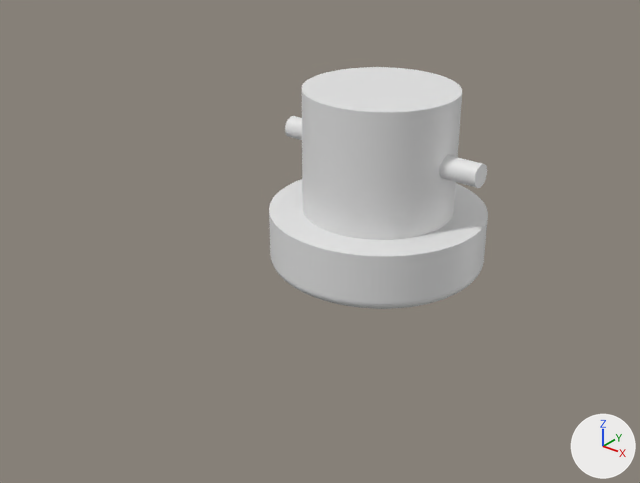
The Blender file rabbit ears corkscrew bushing.blend as it was, and as the next commit left it.
One viewpoint serves both versions: a 50 mm camera at (41.7, -60.4, 37.3) aimed at (-2.5, -5.2, 3.0). Every picture has the same lights, and +X, +Y and +Z are marked at lower right.

Script lines for the objects in view, before the commit:
```python
me_cylinder_001 = bpy.data.meshes.new('Cylinder.001')
me_cylinder_001.from_pydata(...)  # 1400 vertices, 1204 faces; spans x -9.8..9.8, y -9.8..9.8, z -2.6..13.6
me_cylinder_002 = bpy.data.meshes.new('Cylinder.002')
me_cylinder_002.from_pydata(...)  # a 50-sided cylinder along z spanning x -1.0..1.0, y -1.0..1.0, z -10.0..10.0
ob_cylinder = bpy.data.objects.new('Cylinder', me_cylinder_002)
ob_cylinder.location = (0.0, 0.0, 10.75)
ob_cylinder.rotation_euler = (0.0, 1.571, 0.0)  # degrees (0, 90, 0)
ob_cylinder_001 = bpy.data.objects.new('Cylinder.001', me_cylinder_001)
ob_cylinder_001.location = (0.0, 0.0, 2.62)
```
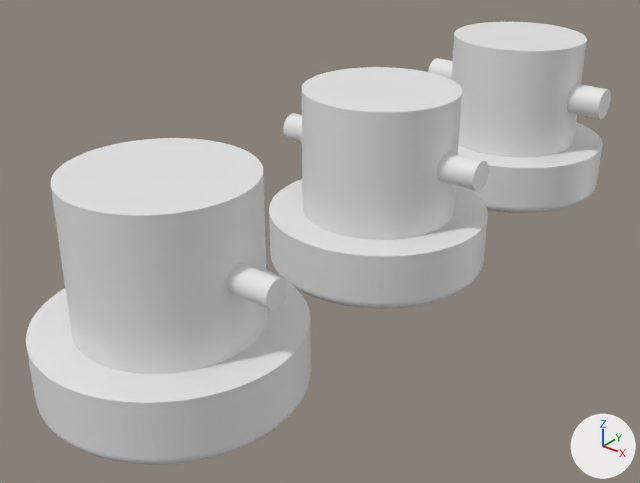
The edits, one by one:
Object 'Cylinder' (ob_cylinder) is rescaled from (1.0, 1.0, 1.0) to (1.25, 1.25, 1.0).
Object 'Cylinder.002' (ob_cylinder_002) is new; it shows a copy of the mesh of ob_cylinder.
Its location is (0.0, -25.0, 10.75).
Its rotation in degrees is (0, 90, 0).
Its scale is (1.0, 1.0, 1.0).
Object 'Cylinder.003' (ob_cylinder_003) is new; it shows a copy of the mesh of ob_cylinder_001.
Its location is (0.0, -25.0, 2.62).
Object 'Cylinder.004' (ob_cylinder_004) is new; it shows a copy of the mesh of ob_cylinder_001.
Its location is (0.0, 25.0, 2.62).
Object 'Cylinder.005' (ob_cylinder_005) is new; it shows a copy of the mesh of ob_cylinder.
Its location is (0.0, 25.0, 10.75).
Its rotation in degrees is (0, 90, 0).
Its scale is (1.5, 1.5, 1.0).

What differs and where, as boxes (x1, y1, x2, y2) in the pictures (640 x 483 px):
'Cylinder.003', added
    after: (26, 138, 311, 465)
'Cylinder.004', added
    after: (451, 22, 602, 213)
'Cylinder', rescaled (8% taller)
    before: (285, 116, 487, 188)
    after: (283, 113, 489, 191)
'Cylinder.002', added
    after: (226, 263, 288, 310)
'Cylinder.005', added
    after: (428, 58, 611, 119)
